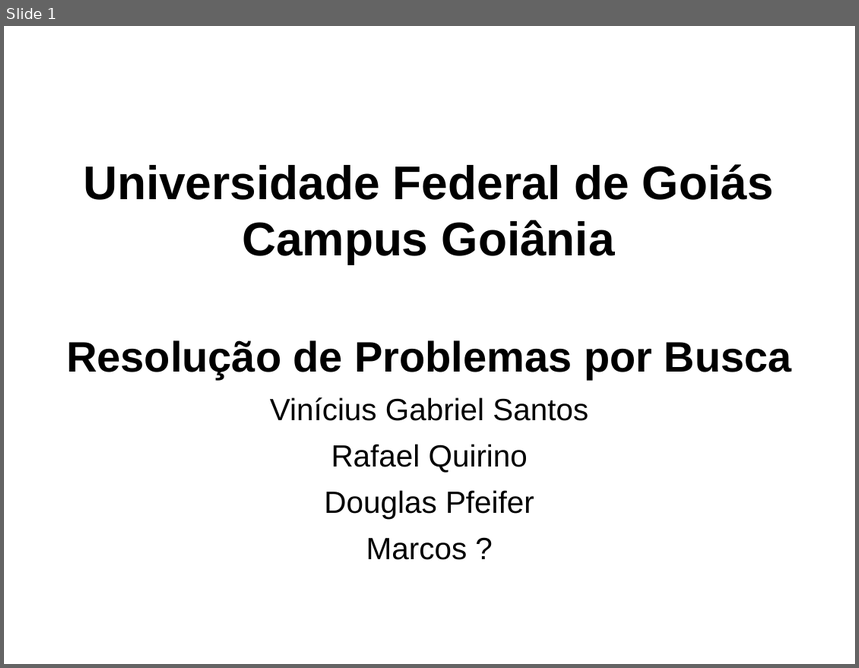
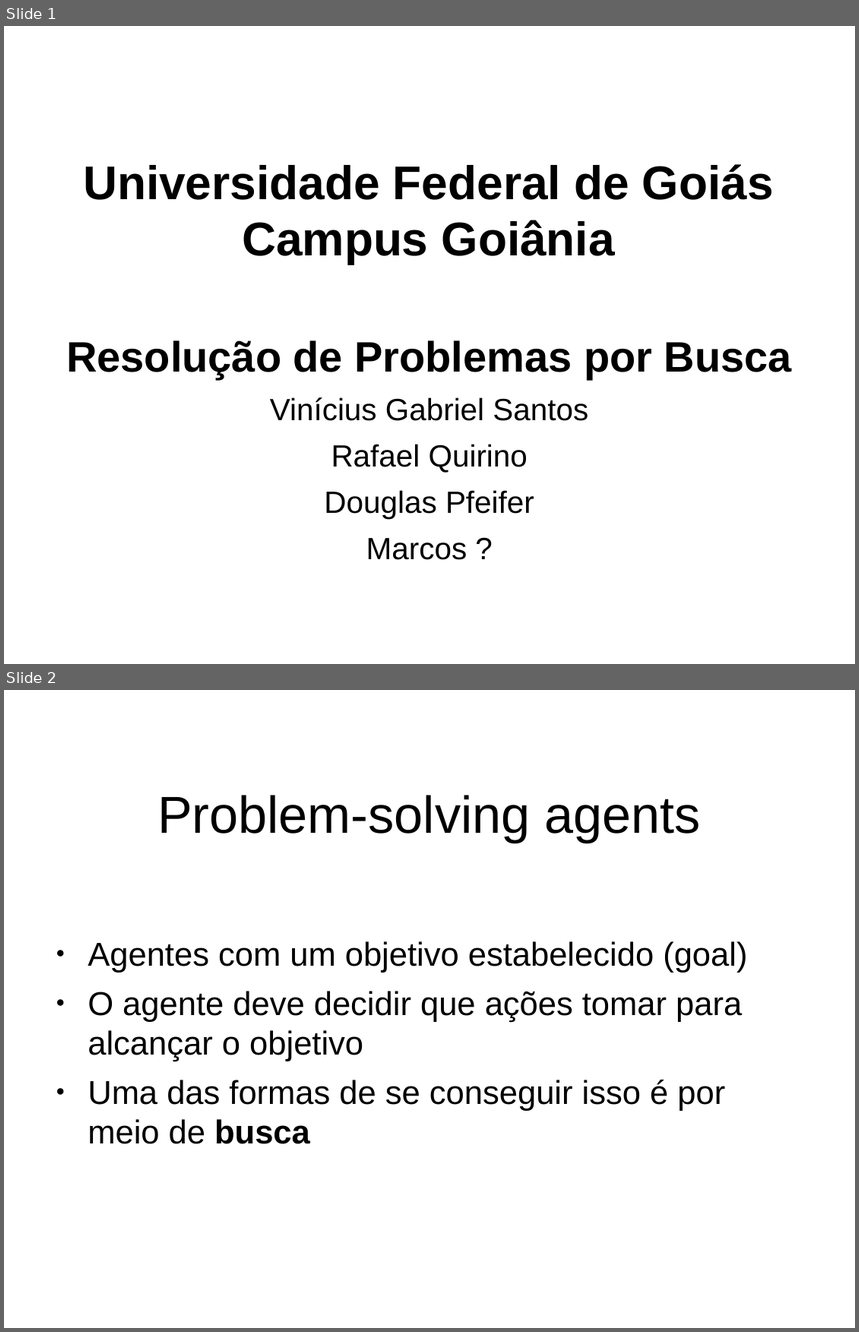
Before and after one commit to RafaelQuirino/SearchingProblems, a slide deck: slides.odp. Shown one above the other, each under a label of ours: slide 1 before the commit, slides 1 and 2 after it. The pictures are 859x668 and 859x1332 pixels, drawn with LibreOffice and Linux fonts; fonts in the diff are those of the drawing; background and template pictures are left out. Boxes give left, top, right and bottom in pixels: in the first picture for what was removed or moved away, otherwise in the second. Text is boxed around its words. In the diff, an @@ line names an element or a change of style, - is before the commit and + after.

```diff
--- a/slides.odp
+++ b/slides.odp
@@ slide 2 added at bbox=[4, 690, 855, 1328], background picture (left out) @@
@@ title added at bbox=[158, 795, 700, 842], 44 pt, text #000000 @@
+Problem-solving agents
@@ text added at bbox=[88, 942, 747, 1144], 28 pt, text #000000 @@
+● Agentes com um objetivo estabelecido (goal)
+● O agente deve decidir que ações tomar para alcançar o objetivo
+● Uma das formas de se conseguir isso é por meio de busca
```
Also in this commit, not shown: 13 other slides added, 5 other files.
